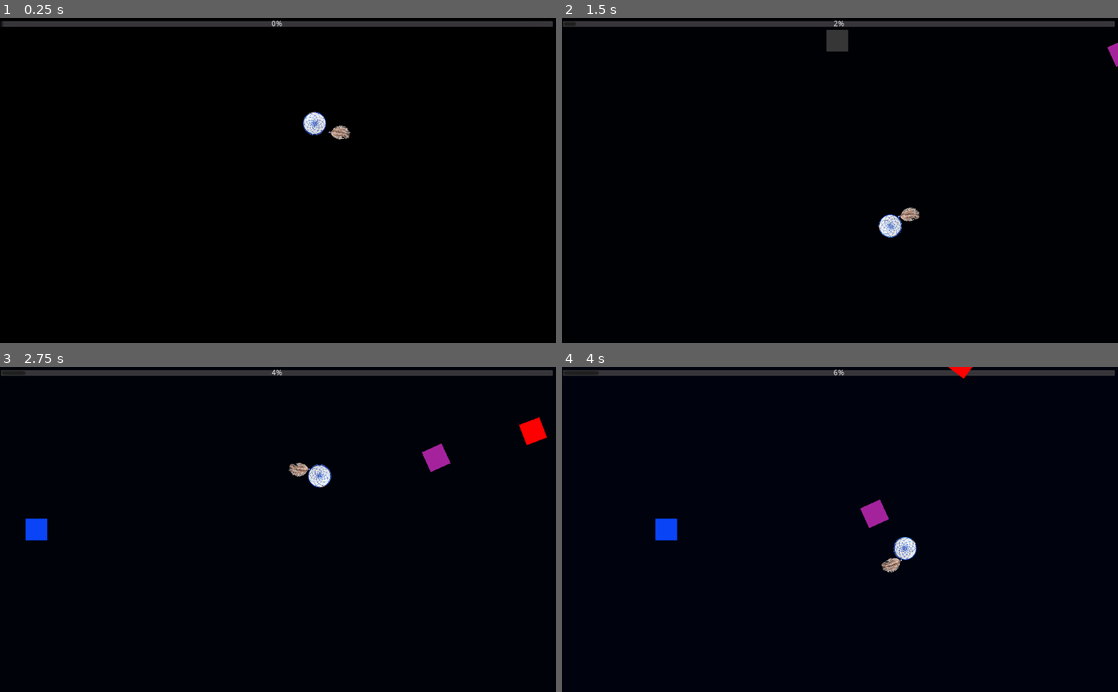
Above: before the commit, frames 1-4 (two rows, left to right).
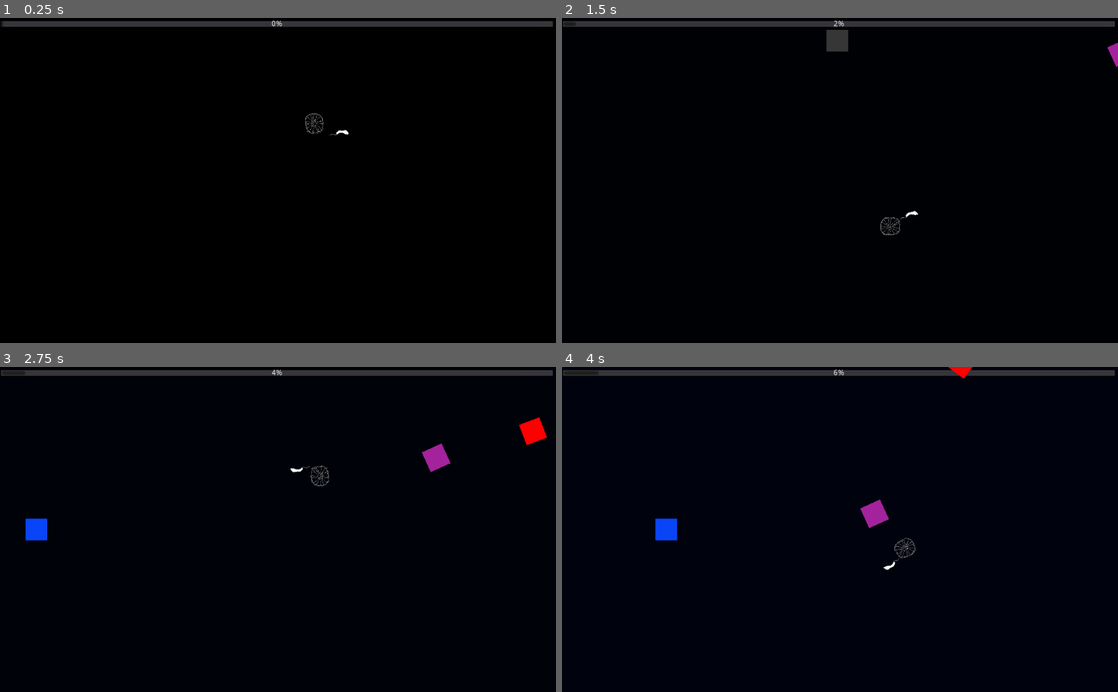
Above: after the commit, the same moments.

Repository: timmmmmb/GodotWildJam55
Game: Godot game, scene res://scenes/Level.tscn
The game is run twice, just before and just after one commit, with the same random seed, the same clock (stepped at 60 frames per second) and the same inputs.
Inputs (mouse positions are in pixels of both pictures, inside the frame that each line leads up to):
- Up to frame 1 (0.25 s): no input
- Up to frame 2 (1.5 s): move the mouse to (962, 164) at 0.52 s; move the mouse to (728, 196) at 1.27 s
- Up to frame 3 (2.75 s): move the mouse to (333, 458) at 2.02 s
- Up to frame 4 (4 s): move the mouse to (812, 594) at 2.77 s; move the mouse to (1006, 578) at 3.52 s

The runs differ from the first frame. In frame 1, 0.4% of the frame differs, in the area x 54-63%, y 28-38%; in frame 2, 0.4%; in frame 3, 0.4%; in frame 4, 0.4%.

Commit message:
Added Image assets

Diff:
--- /dev/null
+++ b/Intro.gd
@@ -0,0 +1,17 @@
+extends Node2D
+
+
+# Declare member variables here. Examples:
+# var a: int = 2
+# var b: String = "text"
+
+
+# Called when the node enters the scene tree for the first time.
+func _ready() -> void:
+	$AnimationPlayer.play("Intro")
+	pass # Replace with function body.
+
+
+# Called every frame. 'delta' is the elapsed time since the previous frame.
+#func _process(delta: float) -> void:
+#	pass
--- /dev/null
+++ b/Intro.tscn
@@ -0,0 +1,159 @@
+[gd_scene load_steps=8 format=2]
+
+[ext_resource path="res://Intro.gd" type="Script" id=1]
+[ext_resource path="res://assets/Intro4.png" type="Texture" id=2]
+[ext_resource path="res://assets/Intro3.png" type="Texture" id=3]
+[ext_resource path="res://assets/Intro2.png" type="Texture" id=4]
+[ext_resource path="res://assets/Intro1.png" type="Texture" id=5]
+
+[sub_resource type="Animation" id=1]
+resource_name = "Intro"
+length = 8.0
+tracks/0/type = "value"
+tracks/0/path = NodePath("TextureRect:visible")
+tracks/0/interp = 1
+tracks/0/loop_wrap = true
+tracks/0/imported = false
+tracks/0/enabled = true
+tracks/0/keys = {
+"times": PoolRealArray( 0, 0.5 ),
+"transitions": PoolRealArray( 1, 1 ),
+"update": 1,
+"values": [ false, true ]
+}
+tracks/1/type = "value"
+tracks/1/path = NodePath("TextureRect2:visible")
+tracks/1/interp = 1
+tracks/1/loop_wrap = true
+tracks/1/imported = false
+tracks/1/enabled = true
+tracks/1/keys = {
+"times": PoolRealArray( 0, 2 ),
+"transitions": PoolRealArray( 1, 1 ),
+"update": 1,
+"values": [ false, true ]
+}
+tracks/2/type = "value"
+tracks/2/path = NodePath("TextureRect3:visible")
+tracks/2/interp = 1
+tracks/2/loop_wrap = true
+tracks/2/imported = false
+tracks/2/enabled = true
+tracks/2/keys = {
+"times": PoolRealArray( 0, 3.5 ),
+"transitions": PoolRealArray( 1, 1 ),
+"update": 1,
+"values": [ false, true ]
+}
+tracks/3/type = "value"
+tracks/3/path = NodePath("TextureRect4:visible")
+tracks/3/interp = 1
+tracks/3/loop_wrap = true
+tracks/3/imported = false
+tracks/3/enabled = true
+tracks/3/keys = {
+"times": PoolRealArray( 0, 5 ),
+"transitions": PoolRealArray( 1, 1 ),
+"update": 1,
+"values": [ false, true ]
+}
+
+[sub_resource type="Animation" id=2]
+length = 0.001
+tracks/0/type = "value"
+tracks/0/path = NodePath("TextureRect:visible")
+tracks/0/interp = 1
+tracks/0/loop_wrap = true
+tracks/0/imported = false
+tracks/0/enabled = true
+tracks/0/keys = {
+"times": PoolRealArray( 0 ),
+"transitions": PoolRealArray( 1 ),
+"update": 0,
+"values": [ true ]
+}
+tracks/1/type = "value"
+tracks/1/path = NodePath("TextureRect2:visible")
+tracks/1/interp = 1
+tracks/1/loop_wrap = true
+tracks/1/imported = false
+tracks/1/enabled = true
+tracks/1/keys = {
+"times": PoolRealArray( 0 ),
+"transitions": PoolRealArray( 1 ),
+"update": 0,
+"values": [ true ]
+}
+tracks/2/type = "value"
+tracks/2/path = NodePath("TextureRect3:visible")
+tracks/2/interp = 1
+tracks/2/loop_wrap = true
+tracks/2/imported = false
+tracks/2/enabled = true
+tracks/2/keys = {
+"times": PoolRealArray( 0 ),
+"transitions": PoolRealArray( 1 ),
+"update": 0,
+"values": [ true ]
+}
+tracks/3/type = "value"
+tracks/3/path = NodePath("TextureRect4:visible")
+tracks/3/interp = 1
+tracks/3/loop_wrap = true
+tracks/3/imported = false
+tracks/3/enabled = true
+tracks/3/keys = {
+"times": PoolRealArray( 0 ),
+"transitions": PoolRealArray( 1 ),
+"update": 0,
+"values": [ true ]
+}
+
+[node name="Intro" type="Node2D"]
+script = ExtResource( 1 )
+
+[node name="ColorRect" type="ColorRect" parent="."]
+margin_left = -992.0
+margin_top = -554.0
+margin_right = 969.0
+margin_bottom = 575.0
+color = Color( 0.0862745, 0.0862745, 0.0862745, 1 )
+
+[node name="TextureRect" type="TextureRect" parent="."]
+margin_left = -691.0
+margin_top = -494.0
+margin_right = 269.0
+margin_bottom = 46.0
+rect_scale = Vector2( 0.9, 0.9 )
+texture = ExtResource( 5 )
+
+[node name="TextureRect2" type="TextureRect" parent="."]
+margin_left = 196.0
+margin_top = -490.0
+margin_right = 676.0
+margin_bottom = 50.0
+rect_scale = Vector2( 0.9, 0.9 )
+texture = ExtResource( 4 )
+
+[node name="TextureRect3" type="TextureRect" parent="."]
+margin_left = -689.0
+margin_top = 8.0
+margin_right = -209.0
+margin_bottom = 548.0
+rect_scale = Vector2( 0.9, 0.9 )
+texture = ExtResource( 3 )
+
+[node name="TextureRect4" type="TextureRect" parent="."]
+margin_left = -233.0
+margin_top = 12.0
+margin_right = 727.0
+margin_bottom = 552.0
+rect_scale = Vector2( 0.9, 0.9 )
+texture = ExtResource( 2 )
+
+[node name="Camera2D" type="Camera2D" parent="."]
+current = true
+
+[node name="AnimationPlayer" type="AnimationPlayer" parent="."]
+anims/Intro = SubResource( 1 )
+anims/RESET = SubResource( 2 )
--- /dev/null
+++ b/assets/font/font12pt.tres
@@ -0,0 +1,7 @@
+[gd_resource type="DynamicFont" load_steps=2 format=2]
+
+[ext_resource path="res://assets/font/Xolonium-Regular.ttf" type="DynamicFontData" id=1]
+
+[resource]
+size = 12
+font_data = ExtResource( 1 )
--- /dev/null
+++ b/assets/font/font22pt.tres
@@ -0,0 +1,7 @@
+[gd_resource type="DynamicFont" load_steps=2 format=2]
+
+[ext_resource path="res://assets/font/Xolonium-Regular.ttf" type="DynamicFontData" id=1]
+
+[resource]
+size = 22
+font_data = ExtResource( 1 )
--- /dev/null
+++ b/assets/font/font36pt.tres
@@ -0,0 +1,7 @@
+[gd_resource type="DynamicFont" load_steps=2 format=2]
+
+[ext_resource path="res://assets/font/Xolonium-Regular.ttf" type="DynamicFontData" id=1]
+
+[resource]
+size = 36
+font_data = ExtResource( 1 )
--- /dev/null
+++ b/assets/font/font48pt.tres
@@ -0,0 +1,7 @@
+[gd_resource type="DynamicFont" load_steps=2 format=2]
+
+[ext_resource path="res://assets/font/Xolonium-Regular.ttf" type="DynamicFontData" id=1]
+
+[resource]
+size = 48
+font_data = ExtResource( 1 )
--- a/scenes/Dreamcatcher.tscn
+++ b/scenes/Dreamcatcher.tscn
@@ -1,8 +1,8 @@
 [gd_scene load_steps=6 format=2]
 
-[ext_resource path="res://assets/Dreamcatcher.png" type="Texture" id=1]
+[ext_resource path="res://assets/Feather2.png" type="Texture" id=1]
 [ext_resource path="res://scenes/Dreamcatcher.gd" type="Script" id=2]
-[ext_resource path="res://assets/Feather.png" type="Texture" id=3]
+[ext_resource path="res://assets/Dreamcatcher2.png" type="Texture" id=3]
 
 [sub_resource type="CapsuleShape2D" id=3]
 radius = 9.99997
@@ -26,7 +26,7 @@
 position = Vector2( -41, -1 )
 rotation = 1.5708
 scale = Vector2( 0.15, 0.15 )
-texture = ExtResource( 3 )
+texture = ExtResource( 1 )
 
 [node name="CollisionShape2D" type="CollisionShape2D" parent="Feather"]
 position = Vector2( -43, -1 )
@@ -34,8 +34,8 @@
 shape = SubResource( 3 )
 
 [node name="Sprite" type="Sprite" parent="."]
-scale = Vector2( 0.15, 0.15 )
-texture = ExtResource( 1 )
+scale = Vector2( 0.08, 0.08 )
+texture = ExtResource( 3 )
 
 [node name="CollisionShape2D" type="CollisionShape2D" parent="."]
 shape = SubResource( 2 )
--- /dev/null
+++ b/scenes/Menu.tscn
@@ -0,0 +1,99 @@
+[gd_scene load_steps=10 format=2]
+
+[ext_resource path="res://assets/Window.png" type="Texture" id=1]
+[ext_resource path="res://assets/Menu Background.png" type="Texture" id=2]
+[ext_resource path="res://assets/font/font36pt.tres" type="DynamicFont" id=3]
+[ext_resource path="res://assets/font/font48pt.tres" type="DynamicFont" id=4]
+
+[sub_resource type="GDScript" id=2]
+script/source = "extends Node2D
+
+
+# Declare member variables here. Examples:
+# var a: int = 2
+# var b: String = \"text\"
+
+
+# Called when the node enters the scene tree for the first time.
+func _ready() -> void:
+	$AnimationPlayer.play(\"Blink\")
+	pass # Replace with function body.
+
+
+# Called every frame. 'delta' is the elapsed time since the previous frame.
+#func _process(delta: float) -> void:
+#	pass
+"
+
+[sub_resource type="BitmapFont" id=3]
+
+[sub_resource type="Theme" id=4]
+default_font = ExtResource( 4 )
+/fonts/Title = SubResource( 3 )
+
+[sub_resource type="Animation" id=5]
+resource_name = "Blink"
+loop = true
+tracks/0/type = "value"
+tracks/0/path = NodePath("Subtitle:visible")
+tracks/0/interp = 1
+tracks/0/loop_wrap = true
+tracks/0/imported = false
+tracks/0/enabled = true
+tracks/0/keys = {
+"times": PoolRealArray( 0, 0.5 ),
+"transitions": PoolRealArray( 1, 1 ),
+"update": 1,
+"values": [ true, false ]
+}
+
+[sub_resource type="Animation" id=6]
+length = 0.001
+tracks/0/type = "value"
+tracks/0/path = NodePath("Subtitle:visible")
+tracks/0/interp = 1
+tracks/0/loop_wrap = true
+tracks/0/imported = false
+tracks/0/enabled = true
+tracks/0/keys = {
+"times": PoolRealArray( 0 ),
+"transitions": PoolRealArray( 1 ),
+"update": 0,
+"values": [ true ]
+}
+
+[node name="Menu" type="Node2D"]
+script = SubResource( 2 )
+
+[node name="MenuBackground" type="Sprite" parent="."]
+texture = ExtResource( 2 )
+__meta__ = {
+"_edit_group_": true
+}
+
+[node name="Camera2D" type="Camera2D" parent="."]
+current = true
+
+[node name="Window" type="Sprite" parent="."]
+texture = ExtResource( 1 )
+
+[node name="Title" type="Label" parent="."]
+margin_left = -186.0
+margin_top = 246.0
+margin_right = 187.0
+margin_bottom = 304.0
+theme = SubResource( 4 )
+text = "Dream Catcher"
+
+[node name="Subtitle" type="Label" parent="."]
+margin_left = -193.0
+margin_top = 364.0
+margin_right = 193.0
+margin_bottom = 422.0
+custom_fonts/font = ExtResource( 3 )
+text = "Press Space to start"
+
+[node name="AnimationPlayer" type="AnimationPlayer" parent="."]
+method_call_mode = 1
+anims/Blink = SubResource( 5 )
+anims/RESET = SubResource( 6 )
Binary file added: assets/Dreamcatcher2.png
Not shown, added: assets/Dreamcatcher2.png.import
Binary file added: assets/Feather2.png
Not shown, added: assets/Feather2.png.import
Binary file added: assets/Intro1.png
Not shown, added: assets/Intro1.png.import
Binary file added: assets/Intro2.png
Not shown, added: assets/Intro2.png.import
Binary file added: assets/Intro3.png
Not shown, added: assets/Intro3.png.import
Binary file added: assets/Intro4.png
Not shown, added: assets/Intro4.png.import
(and 9 more such lines)
